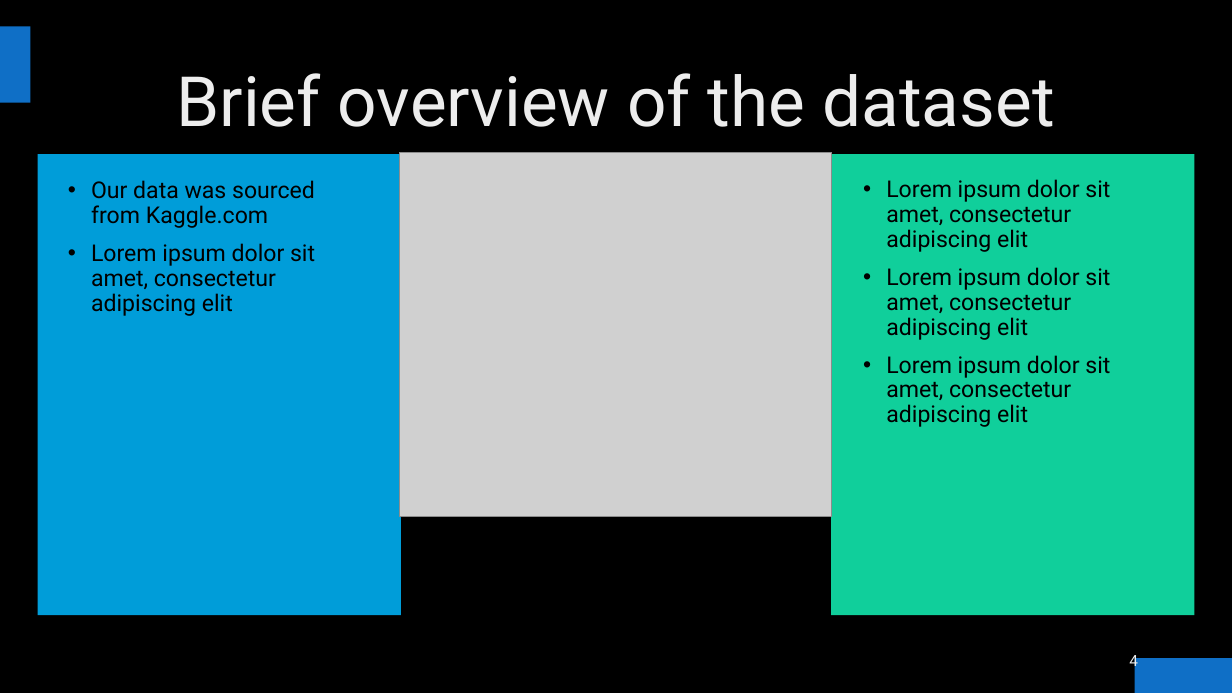
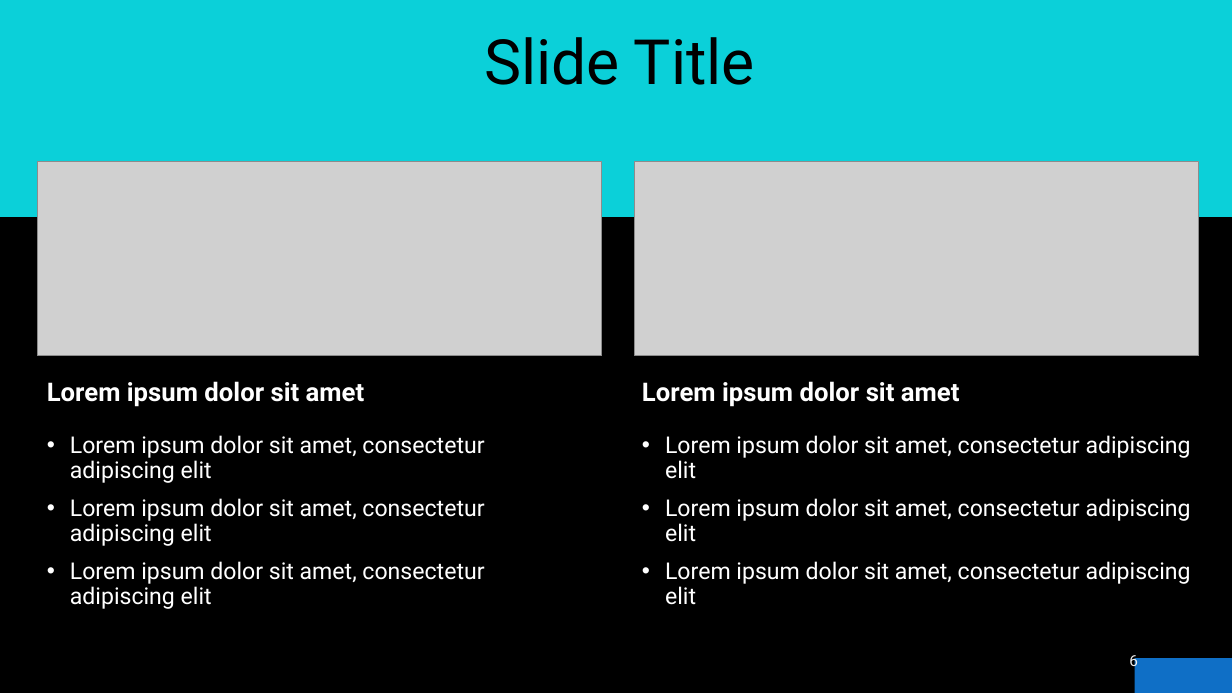
Before and after one commit to ElDon2308/Airline-Sentiment-Analysis, a slide deck: slide 6 of Airline Sentiment Analysis Presentation.pptx (slide 4 before the commit). Drawn at 1232x693 pixels with LibreOffice and Linux fonts; fonts in the diff are those of the drawing; grey boxes stand for pictures; background and template pictures are left out. Boxes give left, top, right and bottom in pixels: in the first picture for what was removed or moved away, otherwise in the second. Text is boxed around its words. In the diff, an @@ line names an element or a change of style, - is before the commit and + after.

```diff
--- a/Airline Sentiment Analysis Presentation.pptx
+++ b/Airline Sentiment Analysis Presentation.pptx
@@ rectangle added at (0, 0, 1232, 217), fill #0BD0D9 @@
@@ title added at (484, 37, 755, 85), 48.6 pt, text #000000 @@
+Slide Title
@@ title removed at (177, 73, 1055, 127) @@
-Brief overview of the dataset
@@ rectangle removed at (38, 154, 401, 616) @@
@@ picture added at (38, 161, 602, 356) @@
@@ picture removed at (400, 152, 832, 517) @@
@@ picture added at (635, 161, 1199, 356) @@
@@ rectangle removed at (831, 154, 1194, 616) @@
@@ text removed at (91, 180, 315, 316) @@
-• Our data was sourced from Kaggle.com
-• Lorem ipsum dolor sit amet, consectetur adipiscing elit
@@ text added at (47, 381, 365, 407), 20 pt, text #FFFFFF, bold @@
+Lorem ipsum dolor sit amet
@@ text added at (642, 381, 960, 407), 20 pt, text #FFFFFF, bold @@
+Lorem ipsum dolor sit amet
@@ text added at (70, 435, 484, 609), 18 pt, text #FFFFFF @@
+• Lorem ipsum dolor sit amet, consectetur adipiscing elit
+• Lorem ipsum dolor sit amet, consectetur adipiscing elit
+• Lorem ipsum dolor sit amet, consectetur adipiscing elit
@@ text "Lorem ipsum dolor sit amet, ...": place and size @@
-text "Lorem ipsum dolor sit amet, ..." at (886, 179, 1110, 427)
+text "Lorem ipsum dolor sit amet, ..." at (665, 435, 1191, 605)
@@ text "Lorem ipsum dolor sit amet, ..." at (665, 435, 1191, 605): text colour #000000 to #FFFFFF @@
@@ page number at (1129, 653, 1138, 671): text changed @@
-4
+6
```
Also in this commit, not shown: 2 slides added, 1 slide removed.
